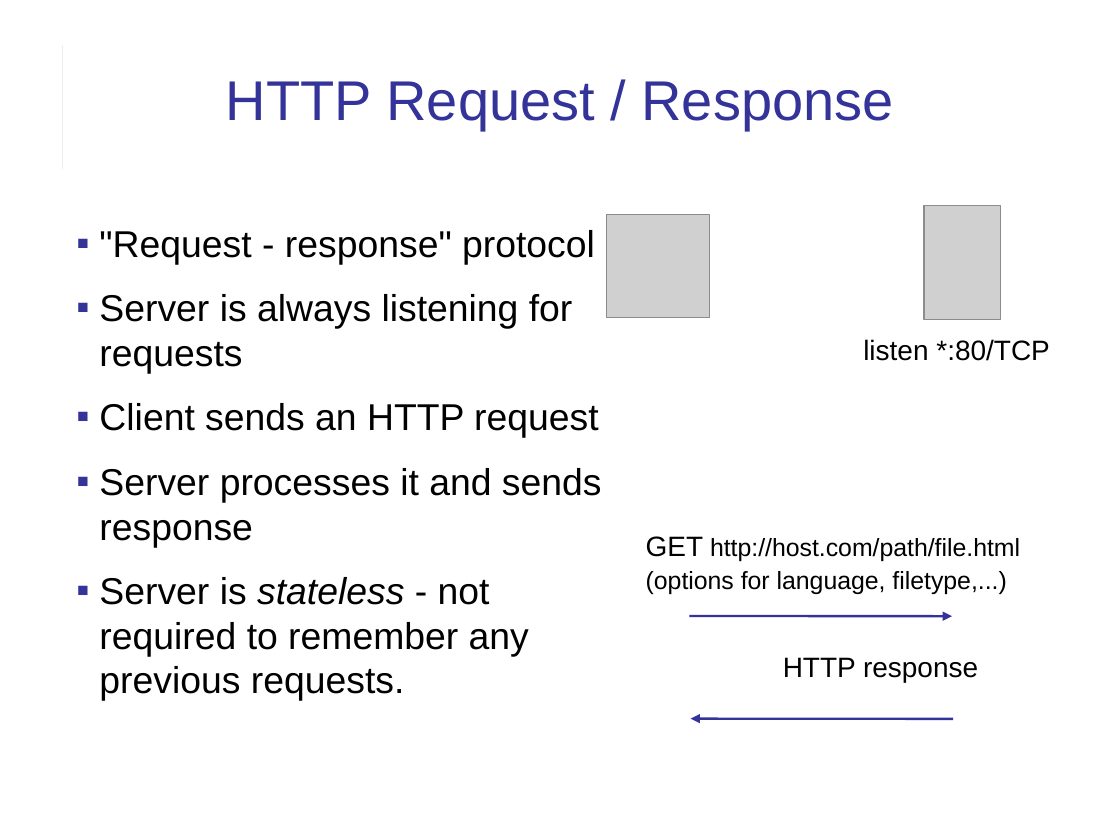
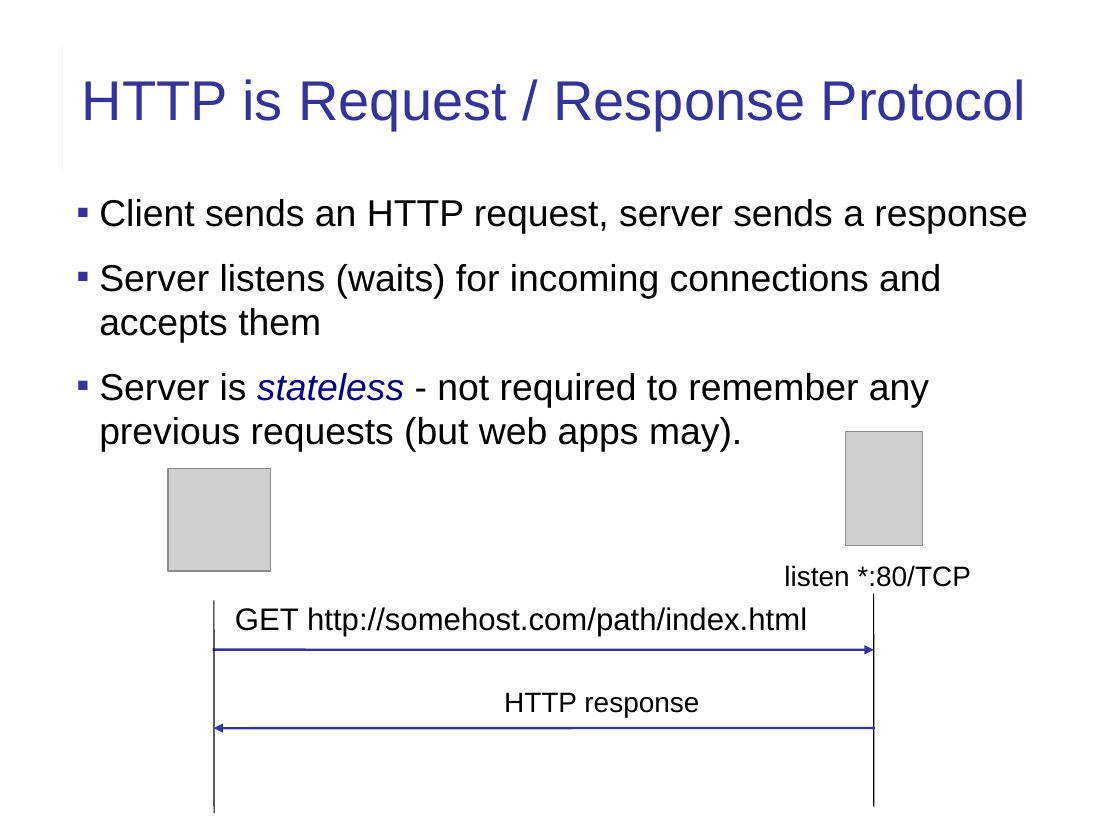
Before and after one commit to cpske/ISP, a slide deck: slide 4 of web/HTTP.ppt (slide 3 before the commit). Drawn at 1120x840 pixels with LibreOffice and Linux fonts; fonts in the diff are those of the drawing; grey boxes stand for pictures. Boxes give left, top, right and bottom in pixels: in the first picture for what was removed or moved away, otherwise in the second. Text is boxed around its words. In the diff, an @@ line names an element or a change of style, - is before the commit and + after.

Commit message:
update some material on http

```diff
--- a/web/HTTP.ppt
+++ b/web/HTTP.ppt
@@ title at bbox=[82, 79, 1026, 130]: text changed @@
-HTTP Request / Response
+HTTP is Request / Response Protocol
@@ text at bbox=[99, 199, 1028, 452]: text changed @@
-▪ "Request - response" protocol
-▪ Server is always listening for requests
-▪ Client sends an HTTP request
-▪ Server processes it and sends response
-▪ Server is stateless - not required to remember any previous requests.
+▪ Client sends an HTTP request, server sends a response
+▪ Server listens (waits) for incoming connections and accepts them
+▪ Server is stateless - not required to remember any previous requests (but web apps may).
@@ picture: place and size @@
-picture at bbox=[924, 205, 1001, 319]
+picture at bbox=[846, 431, 923, 545]
@@ picture: place and size @@
-picture at bbox=[607, 215, 710, 318]
+picture at bbox=[168, 468, 271, 571]
@@ text removed at bbox=[646, 536, 1020, 594] @@
-GET http://host.com/path/file.html
-(options for language, filetype,...)
@@ text "listen *:80/TCP": place and size @@
-text "listen *:80/TCP" at bbox=[863, 339, 1050, 361]
+text "listen *:80/TCP" at bbox=[784, 565, 971, 587]
@@ line added from (874, 594) to (874, 806), #000000 0.74 pt @@
@@ line added from (214, 600) to (214, 813), #000000 0.74 pt @@
@@ text added at bbox=[235, 607, 807, 636], 20 pt, text #000000 @@
+GET http://somehost.com/path/index.html
@@ arrow removed from (691, 616) to (952, 616) @@
@@ arrow added from (214, 650) to (874, 650), #333399 1.5 pt @@
@@ text "HTTP response": place and size @@
-text "HTTP response" at bbox=[783, 657, 978, 682]
+text "HTTP response" at bbox=[504, 692, 699, 718]
@@ text "HTTP response" at bbox=[504, 692, 699, 718]: alignment right to centre @@
@@ arrow removed from (952, 719) to (691, 719) @@
@@ arrow added from (874, 728) to (214, 728), #333399 1.5 pt @@
```
Also in this commit, not shown: 15 other slides changed, 12 slides added, 1 slide removed, 2 other files.
